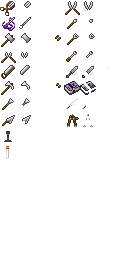
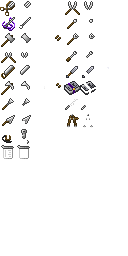
Layers edited between the first and the second 128x256 image:
painted on "Pasted Layer" over [1, 105, 85, 159]
